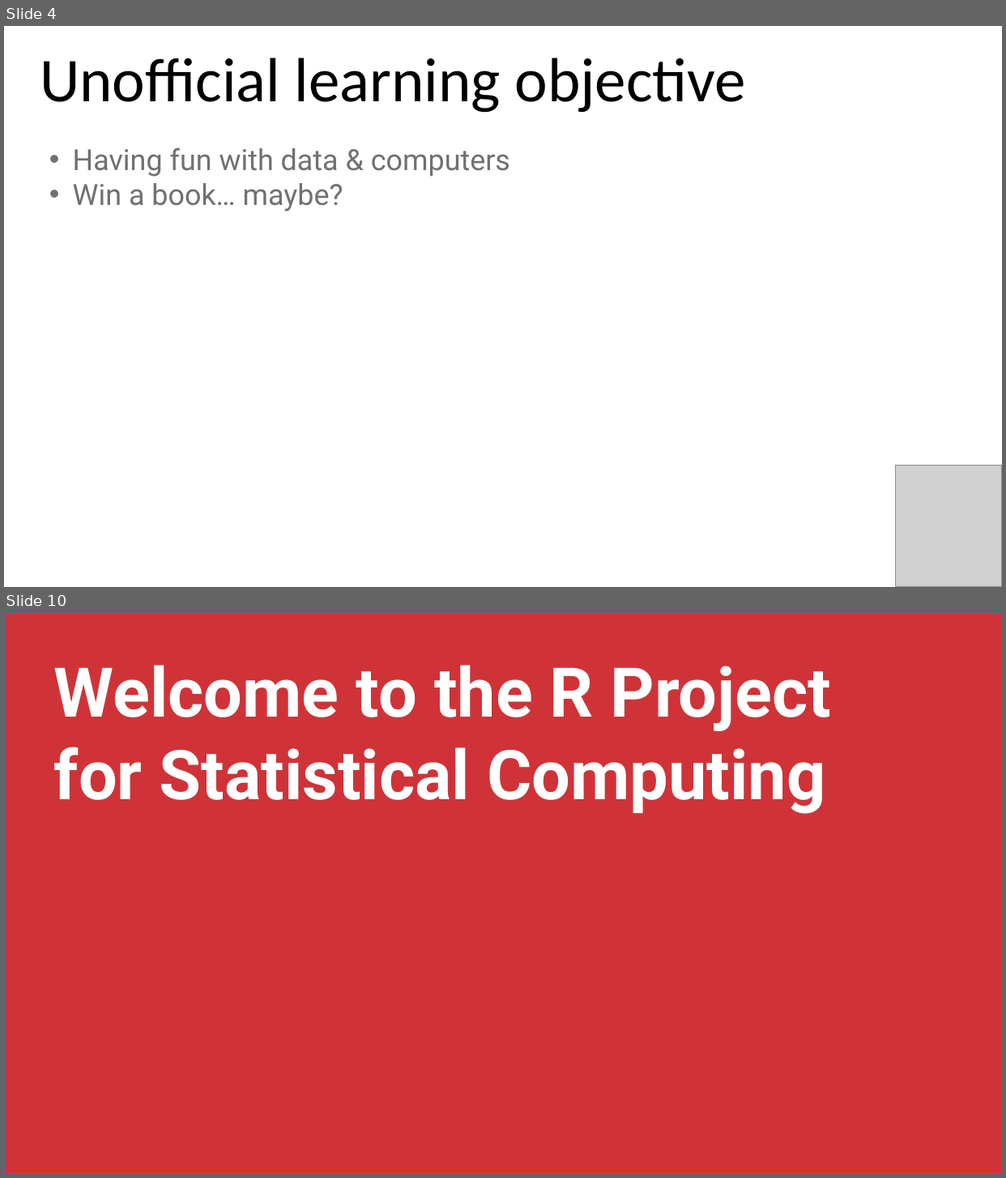
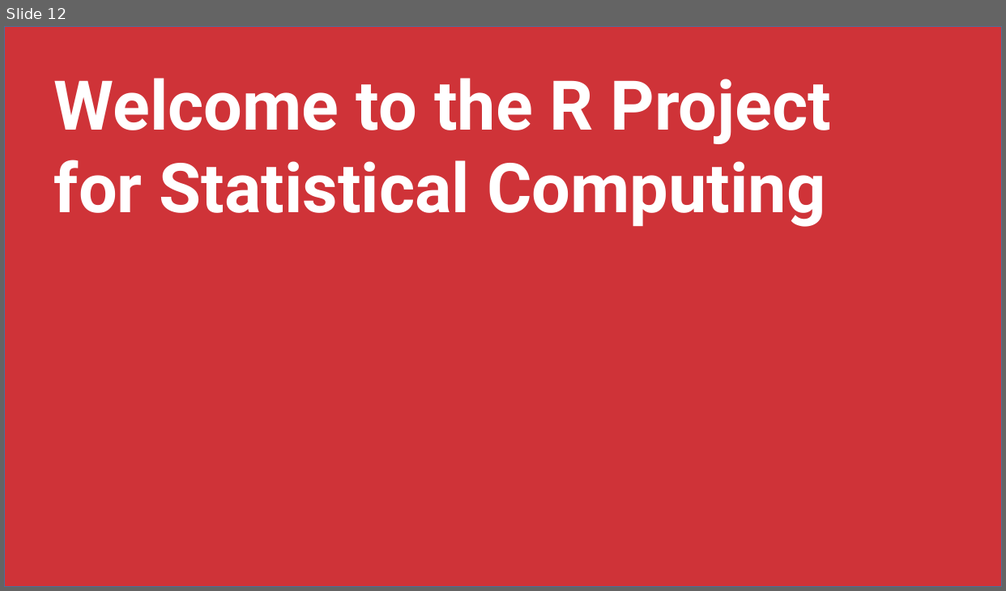
Before and after one commit to stringfestdata/rmb-aina-meetup, a slide deck: rmb-aina-meetup.pptx. Shown one above the other, each under a label of ours: slides 4 and 10 before the commit, slide 12 after it; the slides between them are not shown. The pictures are 1006x1178 and 1006x591 pixels, drawn with LibreOffice and Linux fonts; fonts in the diff are those of the drawing; grey boxes stand for pictures. Boxes give left, top, right and bottom in pixels: in the first picture for what was removed or moved away, otherwise in the second. Text is boxed around its words. In the diff, an @@ line names an element or a change of style, - is before the commit and + after.

```diff
--- a/rmb-aina-meetup.pptx
+++ b/rmb-aina-meetup.pptx
@@ slide 4 removed at [4,26,1002,587], background #FFFFFF @@
@@ text removed at [40,58,745,113] @@
-Unofficial learning objective
@@ text removed at [73,148,510,211] @@
-• Having fun with data & computers
-• Win a book… maybe?
@@ picture removed at [896,466,1002,587] @@
@@ what was slide 10 is now slide 12 @@
```
Also in this commit, not shown: 4 slides changed, 7 slides added, 18 other slides removed, 9 other files.
